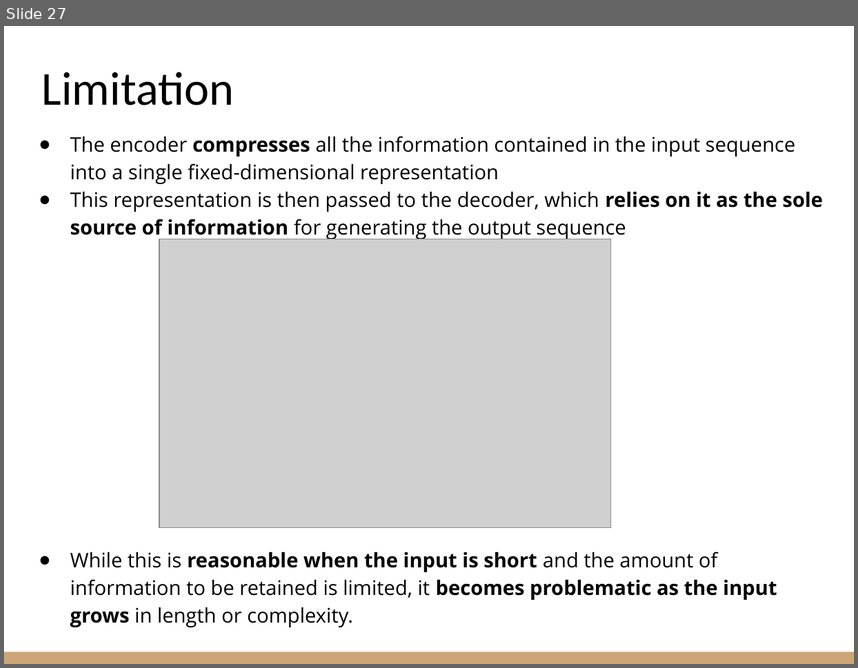
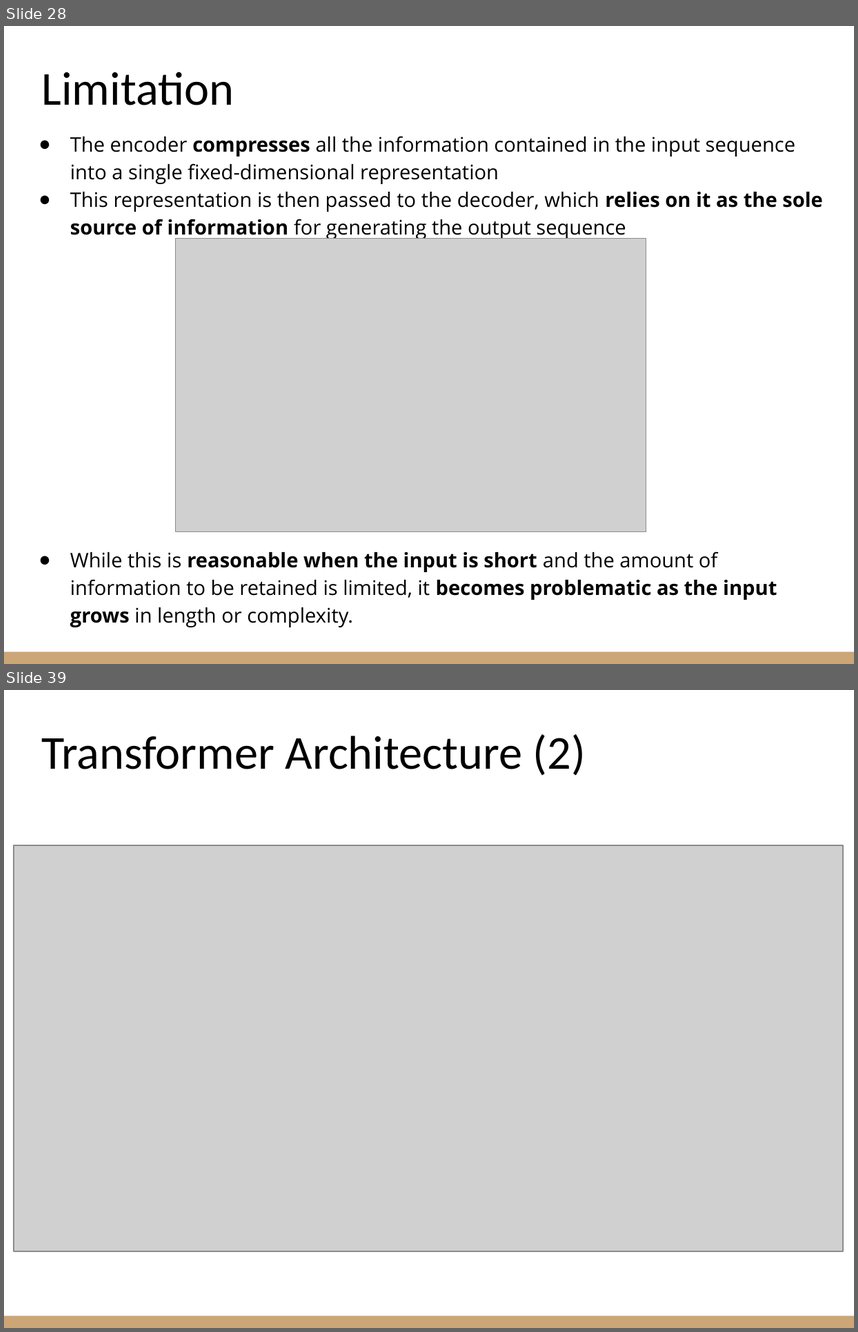
Before and after one commit to riccardoberta/machine-learning, a slide deck: 17 - Transformers/slides.pptx. Shown one above the other, each under a label of ours: slide 27 before the commit, slides 28 and 39 after it; the slides between them are not shown. The pictures are 858x668 and 858x1332 pixels, drawn with LibreOffice and Linux fonts; fonts in the diff are those of the drawing; grey boxes stand for pictures. Boxes give left, top, right and bottom in pixels: in the first picture for what was removed or moved away, otherwise in the second. Text is boxed around its words. In the diff, an @@ line names an element or a change of style, - is before the commit and + after.

```diff
--- a/17 - Transformers/slides.pptx
+++ b/17 - Transformers/slides.pptx
@@ slide 39 added at [4, 690, 854, 1328], background #FFFFFF; not listed: 1 template element that a slide beside it also shows @@
@@ title added at [41, 734, 586, 776], 40 pt, text #000000 @@
+Transformer Architecture (2)
@@ picture added at [14, 845, 843, 1251] @@
@@ what was slide 27 is now slide 28 @@
@@ slide 28 changed as well @@
@@ picture: place and size @@
-picture at [159, 239, 612, 528]
+picture at [176, 239, 646, 532]
```
Also in this commit, not shown: 16 other slides changed, 12 other slides added, 3 other files.
